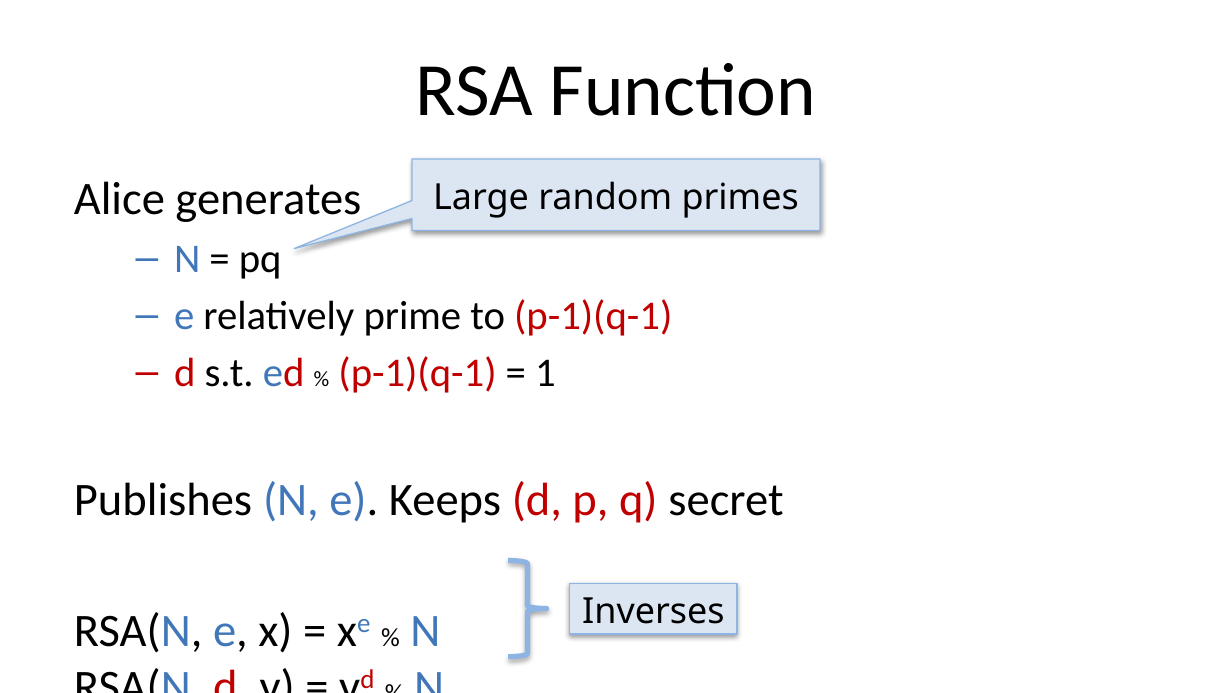
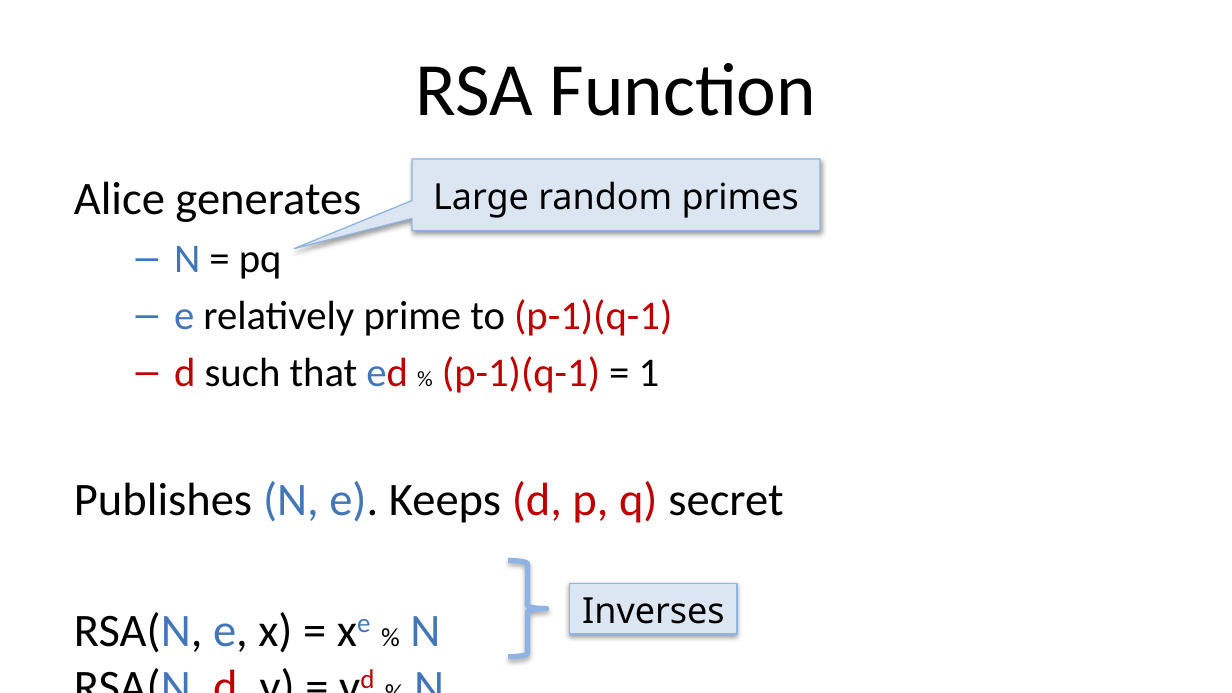
Before and after one commit to noise-lab/security-course, a slide deck: slide 25 of fall2016/lectures/6-PublicKey.pptx (slide 23 before the commit). Drawn at 1232x693 pixels with LibreOffice and Linux fonts; fonts in the diff are those of the drawing. Boxes give left, top, right and bottom in pixels: in the first picture for what was removed or moved away, otherwise in the second. Text is boxed around its words. In the diff, an @@ line names an element or a change of style, - is before the commit and + after.

```diff
--- a/fall2016/lectures/6-PublicKey.pptx
+++ b/fall2016/lectures/6-PublicKey.pptx
@@ text at [174, 356, 660, 393]: text changed @@
-  – d s.t. ed % (p-1)(q-1) = 1
+  – d such that ed % (p-1)(q-1) = 1
```
Also in this commit, not shown: 31 other slides changed, 5 slides added, 4 slides removed, 1 other file.
